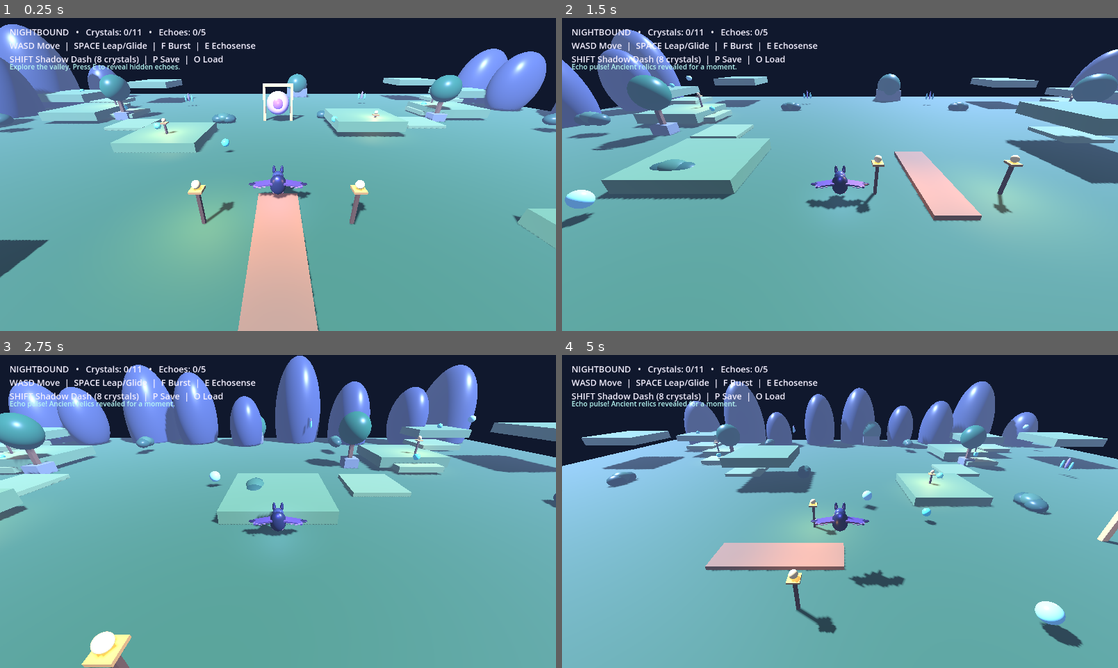
Above: before the commit, frames 1-4 (two rows, left to right).
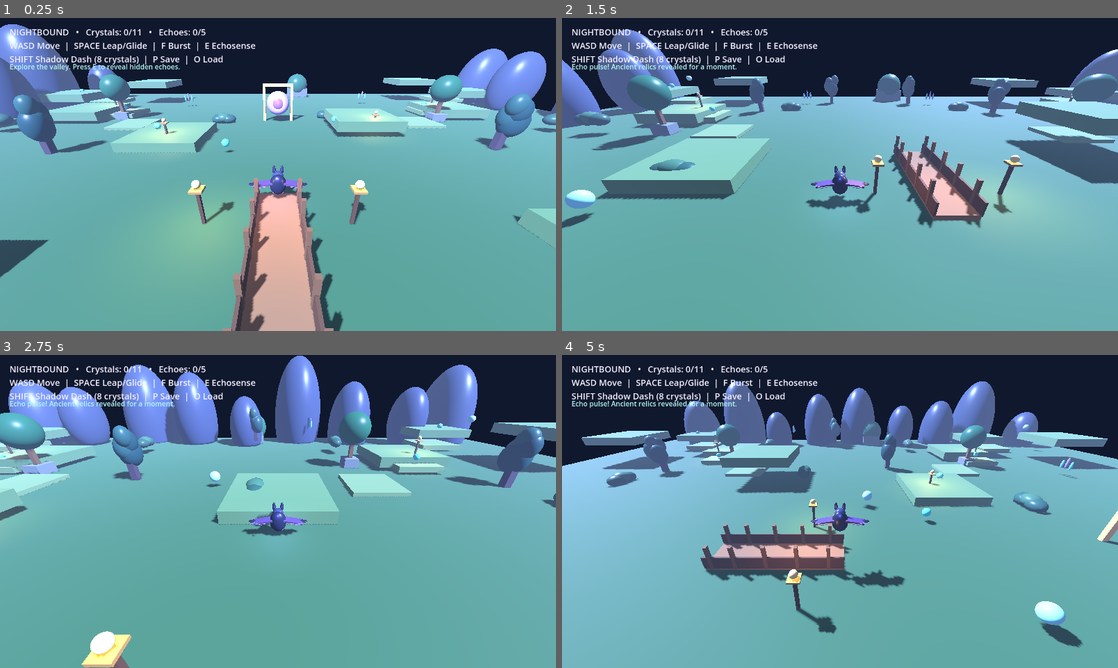
Above: after the commit, the same moments.

Repository: Dynamon91/nightbound
Game: Godot game, scene res://scenes/main.tscn
Two runs of this game, one before a commit and one after it. Both use one fixed random seed, a clock stepped at 60 frames per second and the inputs below.
Inputs:
- Up to frame 1 (0.25 s): no input
- Up to frame 2 (1.5 s): tap E (echosense) at 0.5, 1.35 s; hold D (move_right) 0.53-1.28 s; hold F (burst) 0.53-1.28 s; tap Space (jump) at 0.77 s; hold S (move_back) from 1.28 s (still down)
- Up to frame 3 (2.75 s): tap Space (jump) at 1.52 s; release S (move_back) at 2.03 s; hold D (move_right) from 2.03 s (still down); hold Shift (shadow_dash) from 2.03 s (still down)
- Up to frame 4 (5 s): release D (move_right) at 2.78 s; release Shift (shadow_dash) at 2.78 s; hold W (move_forward) 2.78-3.53 s; tap F (burst) at 2.85 s; tap Space (jump) at 3.02, 3.77, 4.52 s; hold A (move_left) from 3.53 s (still down); tap E (echosense) at 3.6 s; tap Shift (shadow_dash) at 4.35 s

The runs differ from the first frame. In frame 1, 4.8% of the frame differs, in the area x 2-97%, y 24-100%; in frame 2, 2.7%; in frame 3, 1.6%; in frame 4, 3.3%.

Commit message:
art: enrich forest silhouettes and build out bridge rails

Diff:
--- a/scripts/main.gd
+++ b/scripts/main.gd
@@ -152,6 +152,19 @@
 	# Warm lanterns trace the bridge and the four outer exploration routes.
 	for p in [Vector3(-4, 0, 5), Vector3(4, 0, 5), Vector3(-12, 0, -8), Vector3(-27, 1.0, -22), Vector3(12, 0, -12), Vector3(27, 1.0, -24), Vector3(-27, 1.0, 25), Vector3(27, 1.0, 26)]:
 		add_lantern(p)
+	# More natural tree silhouettes: tapered trunks, layered crowns, and moonlit leaf tips.
+	for p in [Vector3(-22, 0.0, -5), Vector3(22, 0.0, -6), Vector3(-40, 1.0, 4), Vector3(40, 1.0, 5), Vector3(-20, 0.0, 30), Vector3(20, 0.0, 31), Vector3(-8, 0.0, 39), Vector3(8, 0.0, 40)]:
+		var trunk := add_box(self, p + Vector3(0, 1.5, 0), Vector3(0.65, 3.0, 0.65), Color("#4d3b43"))
+		trunk.rotation.z = randf_range(-0.08, 0.08)
+		for crown in range(4):
+			var offset := Vector3(randf_range(-0.75, 0.75), 2.7 + float(crown) * 0.55, randf_range(-0.45, 0.45))
+			var foliage := add_sphere(self, p + offset, 1.15 - float(crown) * 0.12, Color("#244b48") if crown % 2 == 0 else Color("#315d53"))
+			foliage.scale = Vector3(1.0, 1.25, 0.9)
+	# Bridge rails and posts make the crossing read as a crafted wooden structure.
+	for side in [-1.0, 1.0]:
+		add_box(self, Vector3(side * 1.25, 0.65, 7), Vector3(0.14, 0.9, 9), Color("#68482f"))
+		for z in [3.5, 5.5, 7.5, 9.5, 11.0]:
+			add_box(self, Vector3(side * 1.25, 1.05, z), Vector3(0.22, 1.7, 0.22), Color("#815c3b"))
 	# Realm portal
 	add_box(self, Vector3(-2, 2.5, -18), Vector3(0.35, 5, 0.5), Color("#e4b85e"))
 	add_box(self, Vector3(2, 2.5, -18), Vector3(0.35, 5, 0.5), Color("#e4b85e"))
